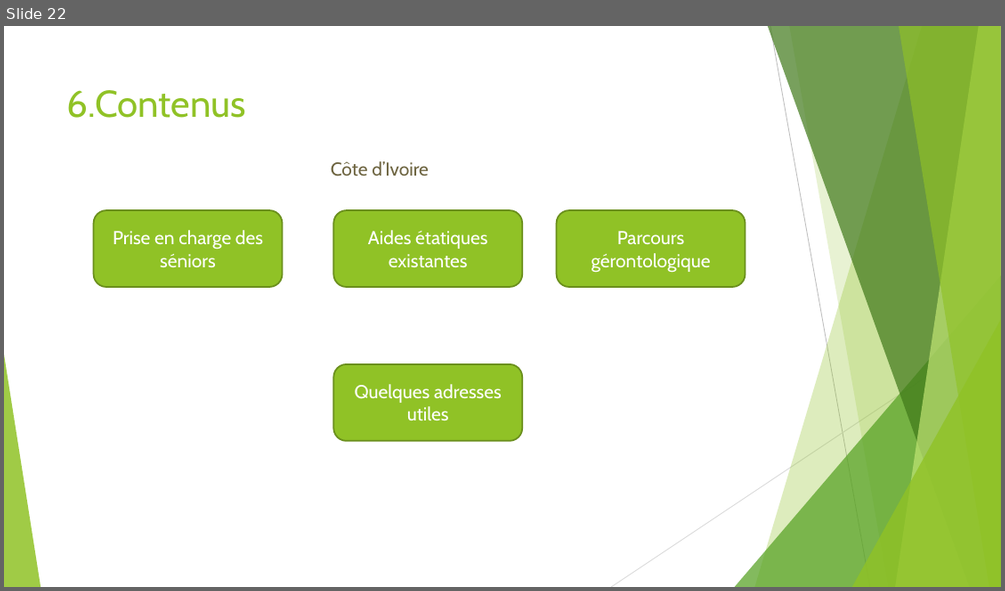
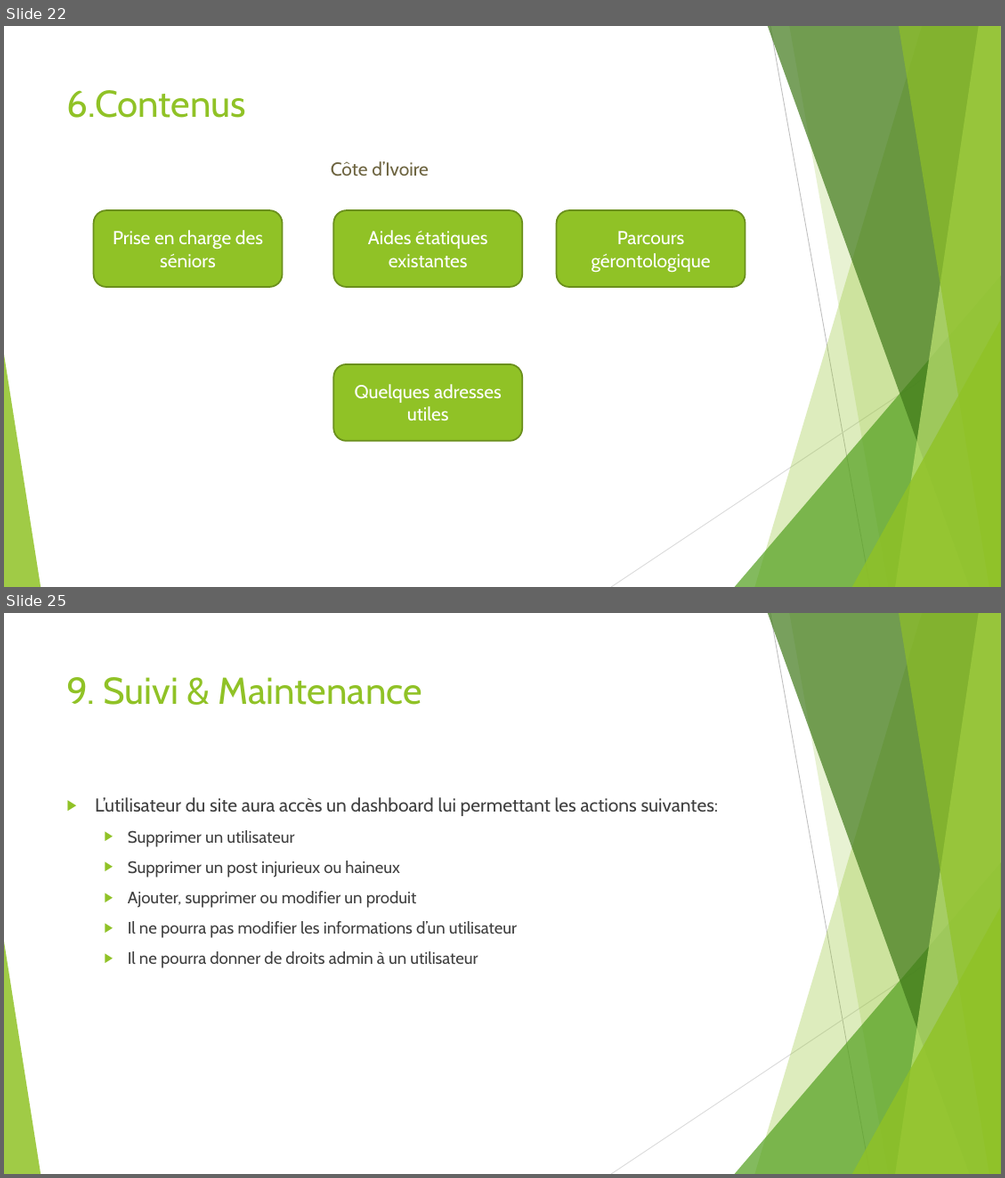
Before and after one commit to Michael-Serva/maison_philo_v2, a slide deck: doc/cahier_des_charges_maisonphilo_version Nina (2).pptx. Shown one above the other, each under a label of ours: slide 22 before the commit, slides 22 and 25 after it; the slides between them are not shown. The pictures are 1005x591 and 1005x1178 pixels, drawn with LibreOffice and Linux fonts; fonts in the diff are those of the drawing. Boxes give left, top, right and bottom in pixels: in the first picture for what was removed or moved away, otherwise in the second. Text is boxed around its words. In the diff, an @@ line names an element or a change of style, - is before the commit and + after.

```diff
--- a/doc/cahier_des_charges_maisonphilo_version Nina (2).pptx
+++ b/doc/cahier_des_charges_maisonphilo_version Nina (2).pptx
@@ slide 25 added at [4, 613, 1001, 1174], background #FFFFFF; not listed: 10 template elements that a slide beside it also shows @@
@@ title added at [67, 677, 422, 705], 36 pt, text #90C226 @@
+9. Suivi & Maintenance
@@ text added at [95, 797, 719, 968], 16 pt, text #404040 @@
+▶ L’utilisateur du site aura accès un dashboard lui permettant les actions suivantes:
+  ▶ Supprimer un utilisateur
+  ▶ Supprimer un post injurieux ou haineux
+  ▶ Ajouter, supprimer ou modifier un produit
+  ▶ Il ne pourra pas modifier les informations d’un utilisateur
+  ▶ Il ne pourra donner de droits admin à un utilisateur
```
Also in this commit, not shown: 5 slides changed, 6 other slides added, 2 slides removed, 2 other files.
